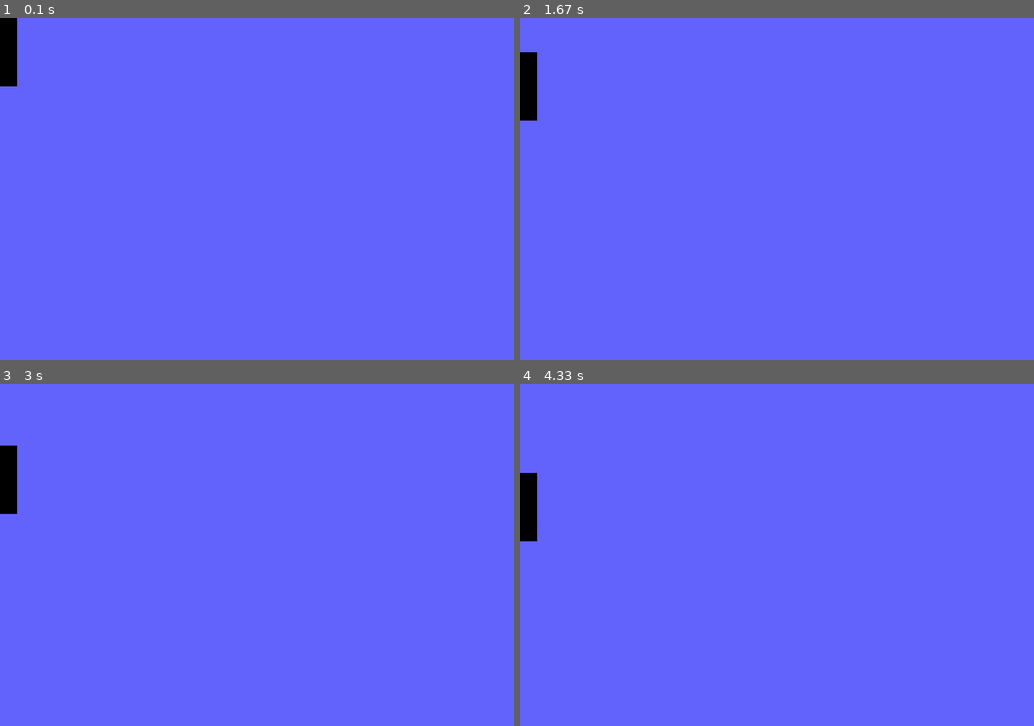
Above: before the commit, frames 1-4 (two rows, left to right).
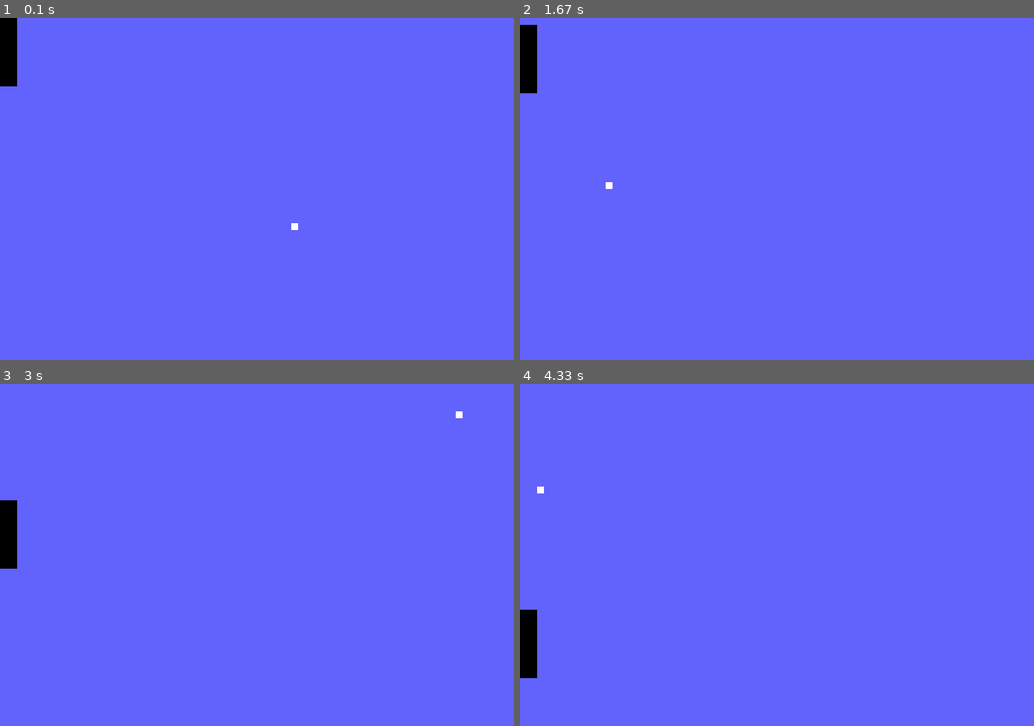
Above: after the commit, the same moments.

Repository: RobertFlores2728/Pong-Pygame
Game: pygame game, started from Pong/Scripts/Main.py
Two runs of this game, one before a commit and one after it. Both use one fixed random seed, a clock stepped at 60 frames per second and the inputs below.
Inputs:
- Up to frame 1 (0.1 s): no input
- Up to frame 2 (1.67 s): hold S 0.83-1.3 s; hold W from 1.33 s (still down)
- Up to frame 3 (3 s): release W at 1.7 s; hold S 1.73-2.1 s; hold W 2.13-2.43 s; hold S 2.47-2.77 s; hold W from 2.8 s (still down)
- Up to frame 4 (4.33 s): release W at 3.17 s; hold S 3.2-3.57 s; hold W 3.6-3.9 s; hold S 3.93-4.23 s; hold W from 4.27 s (still down)

The runs differ from the first frame. In frame 1, less than 0.1% of the frame differs, in the area x 56-58%, y 60-62%; in frame 2, 0.6%; in frame 3, 1.1%; in frame 4, 1.4%, in the area x 0-5%, y 26-86%.

Commit message:
Update Main.py
added ball, and its wall and paddle collision behavior

Diff:
--- a/Pong/Scripts/Main.py
+++ b/Pong/Scripts/Main.py
@@ -3,17 +3,25 @@
 pygame.init()
 
 
+
 def main():
-    screen = pygame.display.set_mode((1500, 1000)) # screen is a Surface object
+    screen = pygame.display.set_mode((1500, 1000))  # screen is a Surface object
     clock = pygame.time.Clock()
 
     blue = (100, 100, 255)
+    black = (0, 0, 0)
+    white = (255, 255, 255)
 
     paddleRect = pygame.Rect(0, 0, 50, 200)
     paddleSpeed = 20
 
+    ballRect = pygame.Rect(int(screen.get_width() / 2), int(screen.get_height() / 2), 20, 20)
+    ballDirectionX = 1  # should be 1 or -1 only. ball either goes left or right
+    ballDirectionY = 1  # can be a number with greater fidelity. dictates curve of ball
+    ballSpeed = 10  # speed will increase with each hit
+
     while True:
-        clock.tick(30)
+        clock.tick(120)
 
         for event in pygame.event.get():
             if event.type == pygame.QUIT:
@@ -24,16 +32,29 @@
         keys = pygame.key.get_pressed()
         if keys[pygame.K_p]:
             print("p was pressed!")
+        # Move paddle
         if keys[pygame.K_w]:
             paddleRect.y -= paddleSpeed
         if keys[pygame.K_s]:
             paddleRect.y += paddleSpeed
 
+        # paddle boundaries check
         if paddleRect.y < 0:
             paddleRect.y = 0
         elif paddleRect.y > screen.get_height() - paddleRect.height:
             paddleRect.y = screen.get_height() - paddleRect.height
-        print(screen.get_height())
+
+
+        # ball boundaries check, bounce around walls
+        if ballRect.x > screen.get_width() - ballRect.width:
+            ballDirectionX = -ballDirectionX
+        if ballRect.x < 0:
+            ballDirectionX = -ballDirectionX
+        if ballRect.y > screen.get_height() - ballRect.height:
+            ballDirectionY = -ballDirectionY
+        if ballRect.y < 0:
+            ballDirectionY = -ballDirectionY
+
 
 
 
@@ -41,11 +62,21 @@
         pygame.display.flip()
         screen.fill(blue)
 
-        # draw
-        pygame.draw.rect(screen, (0, 0, 0), paddleRect)
+        # draw paddle
+        pygame.draw.rect(screen, black, paddleRect)
 
 
+        # move ball
+        ballRect.x += ballDirectionX * ballSpeed
+        ballRect.y += ballDirectionY * ballSpeed
 
+        # draw ball
+        pygame.draw.rect(screen, white, ballRect)
+
+        # check collision
+        if paddleRect.colliderect(ballRect):
+            ballDirectionX = -ballDirectionX
+            print("Collision!")
 
 
 
